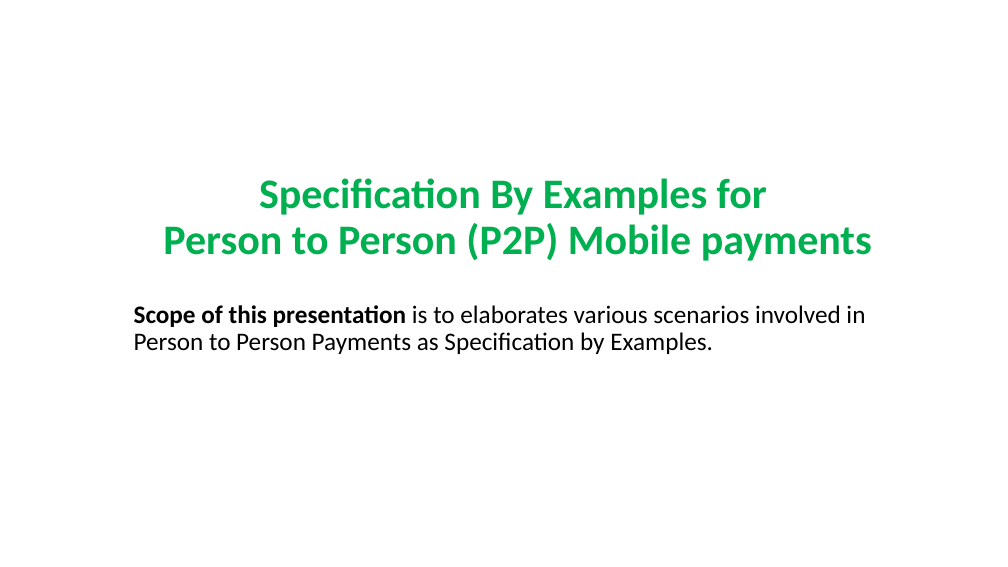
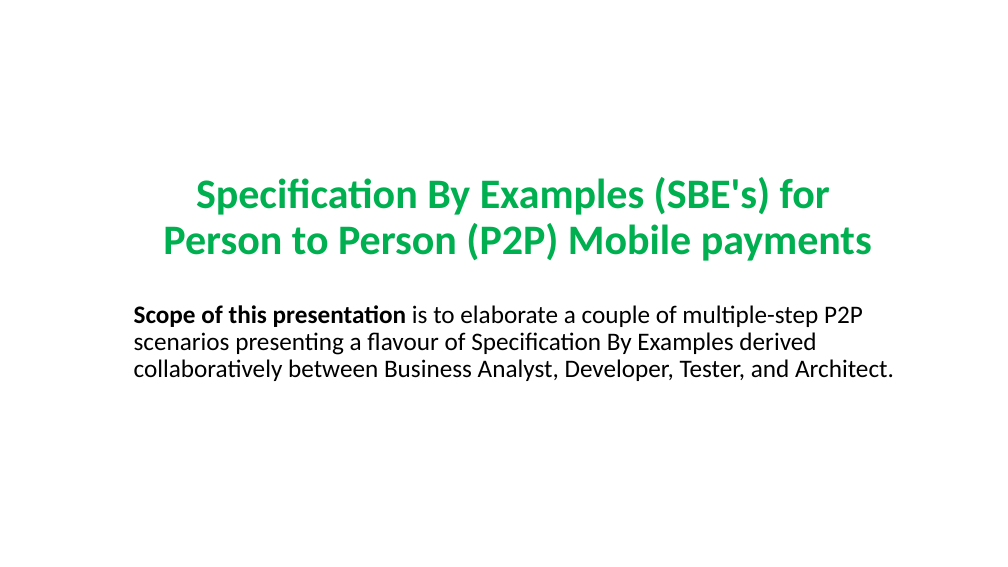
Before and after one commit to RaghavanKasthuri/Business-Analysis, a slide deck: slide 1 of BDD - Specification By Examples.pptx. Drawn at 1008x567 pixels with LibreOffice and Linux fonts; fonts in the diff are those of the drawing. Boxes give left, top, right and bottom in pixels: in the first picture for what was removed or moved away, otherwise in the second. Text is boxed around its words. In the diff, an @@ line names an element or a change of style, - is before the commit and + after.

Commit message:
Work examples from real-life projects

```diff
--- a/BDD - Specification By Examples.pptx
+++ b/BDD - Specification By Examples.pptx
@@ title at <box>163,177,872,261</box>: text changed @@
-Specification By Examples for
-Person to Person (P2P) Mobile payments
+Specification By Examples (SBE's) for
+Person to Person (P2P) Mobile payments
@@ subtitle at <box>134,305,894,381</box>: text changed @@
-Scope of this presentation is to elaborates various scenarios involved in Person to Person Payments as Specification by Examples.
+Scope of this presentation is to elaborate a couple of multiple-step P2P scenarios presenting a flavour of Specification By Examples derived collaboratively between Business Analyst, Developer, Tester, and Architect.
```
Also in this commit, not shown: 2 other slides changed, 1 other file.
